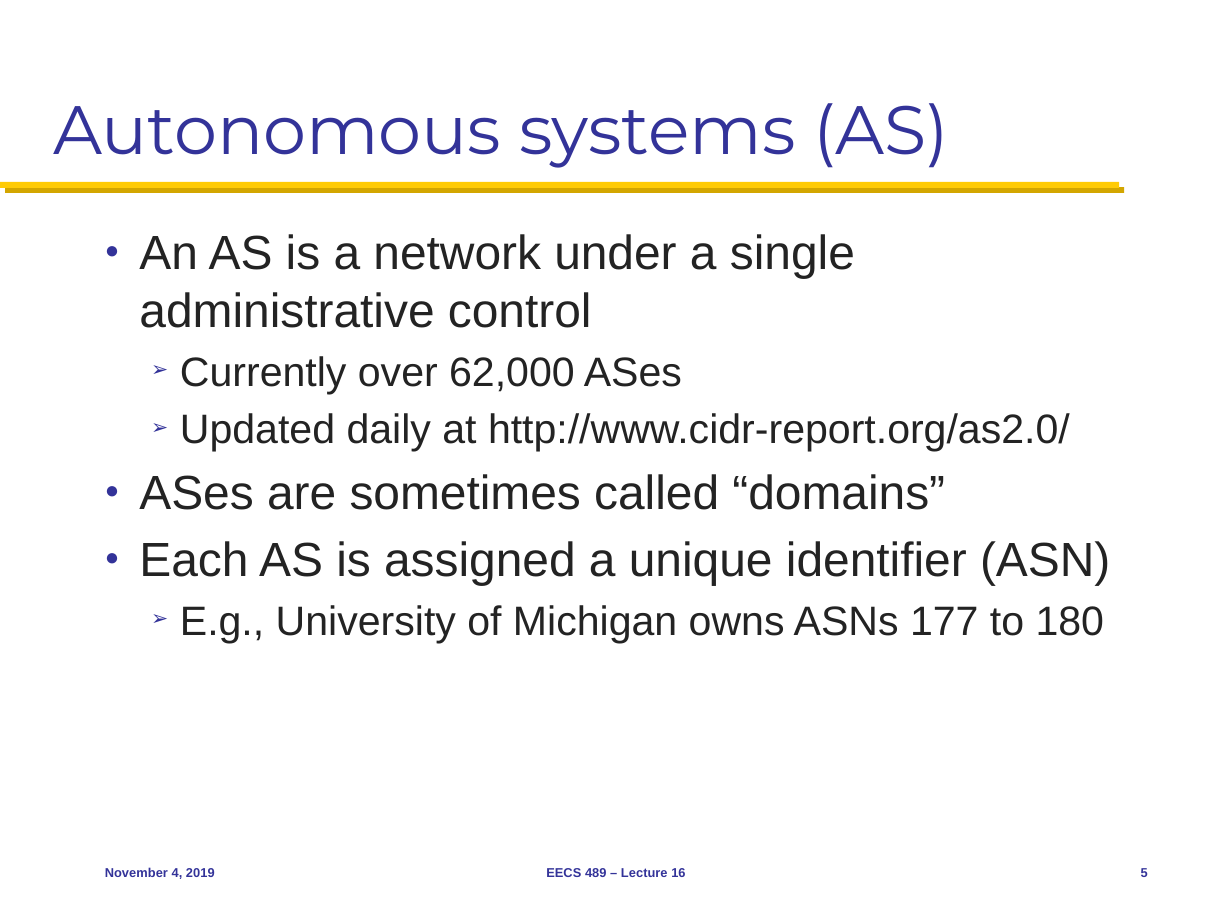
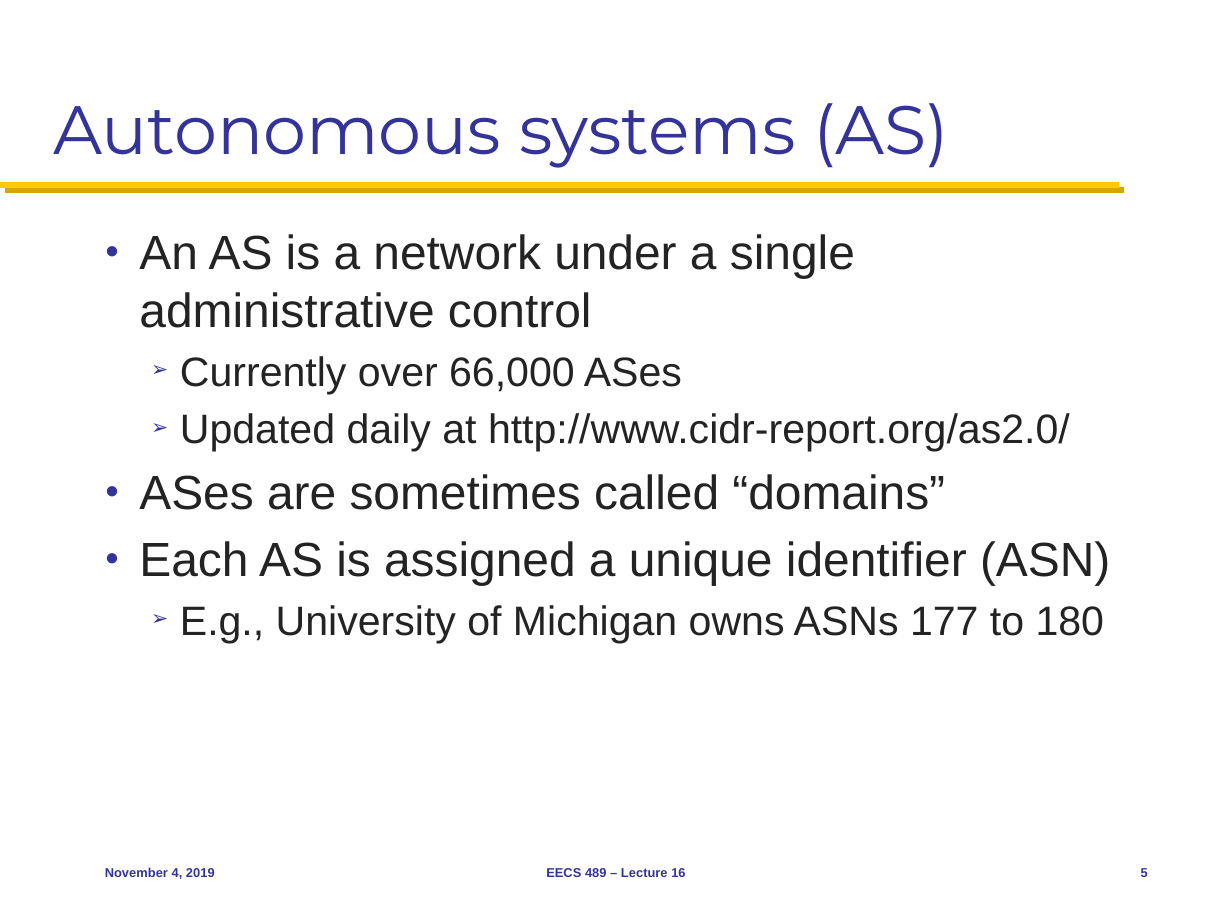
Before and after one commit to mosharaf/eecs489, a slide deck: slide 5 of Slides/110419.pptx. Drawn at 1232x924 pixels with LibreOffice and Linux fonts; fonts in the diff are those of the drawing. Boxes give left, top, right and bottom in pixels: in the first picture for what was removed or moved away, otherwise in the second. Text is boxed around its words. In the diff, an @@ line names an element or a change of style, - is before the commit and + after.

```diff
--- a/Slides/110419.pptx
+++ b/Slides/110419.pptx
@@ text at (x1=180, y1=356, x2=682, y2=394): text changed @@
-  ➢ Currently over 62,000 ASes
+  ➢ Currently over 66,000 ASes
```
Also in this commit, not shown: 2 other slides changed.
